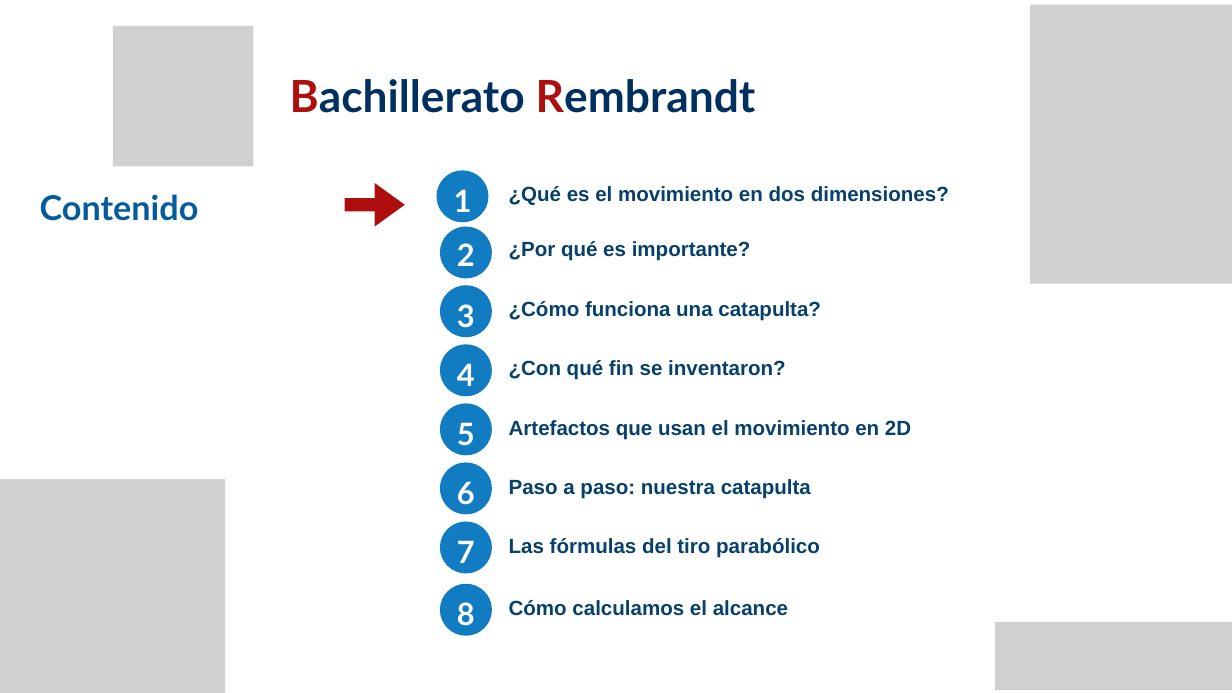
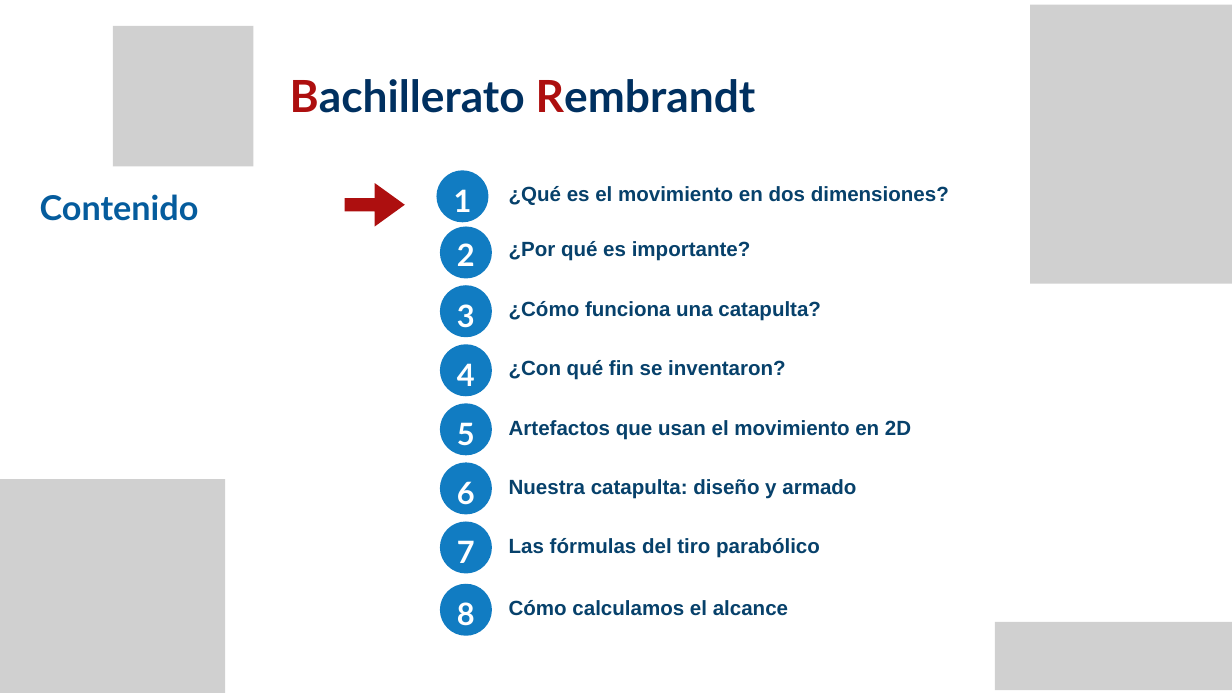
Before and after one commit to ejercitopalomazi9111-arch/mazi-central, a slide deck: slide 2 of escuela/fisica-catapulta/Fisica-catapulta.pptx. Drawn at 1232x693 pixels with LibreOffice and Linux fonts; fonts in the diff are those of the drawing; grey boxes stand for pictures. Boxes give left, top, right and bottom in pixels: in the first picture for what was removed or moved away, otherwise in the second. Text is boxed around its words. In the diff, an @@ line names an element or a change of style, - is before the commit and + after.

```diff
--- a/escuela/fisica-catapulta/Fisica-catapulta.pptx
+++ b/escuela/fisica-catapulta/Fisica-catapulta.pptx
@@ text at (509,479,856,498): text changed @@
-Paso a paso: nuestra catapulta
+Nuestra catapulta: diseño y armado
```
Also in this commit, not shown: 3 other slides changed, 2 slides added, 15 other files.
